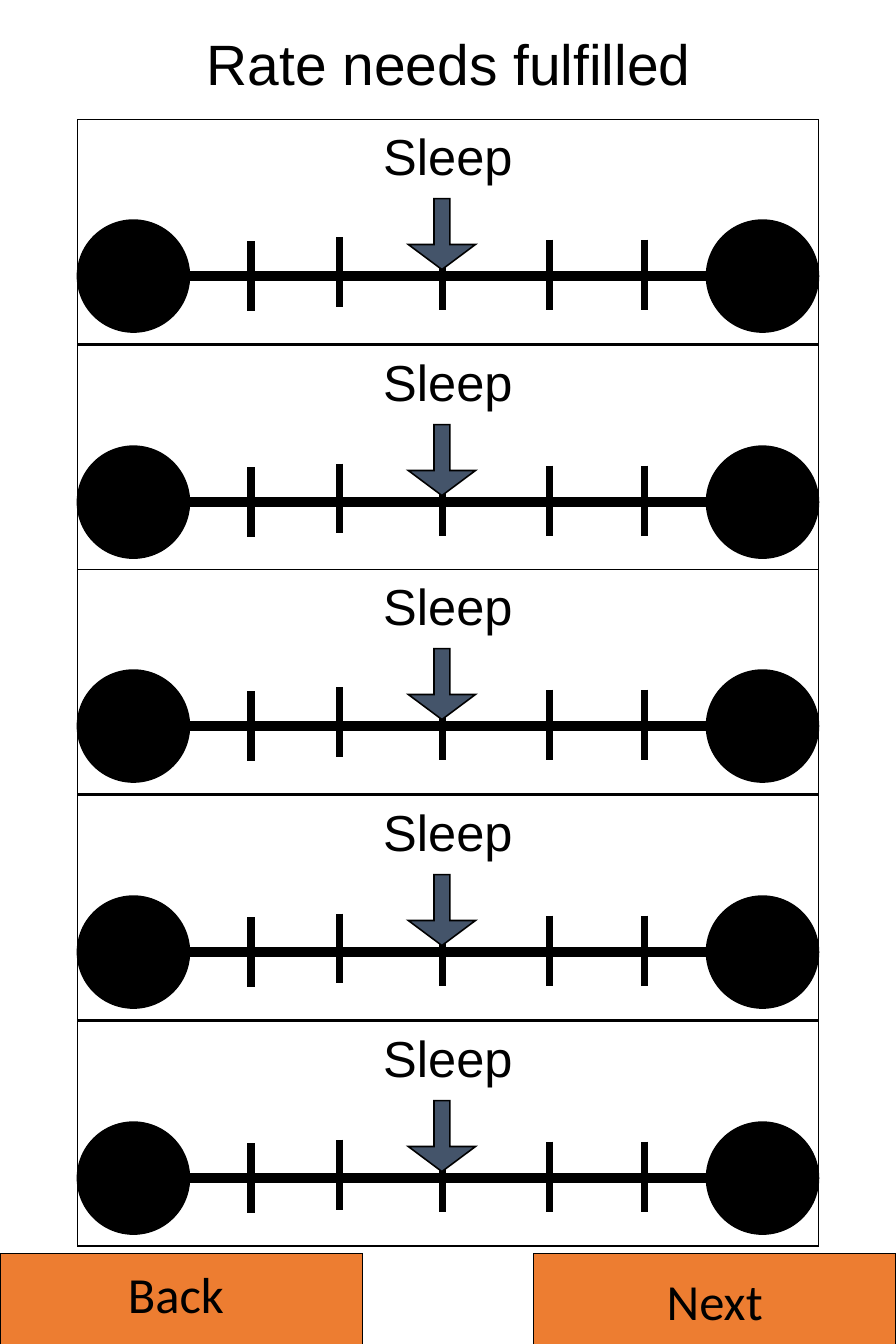
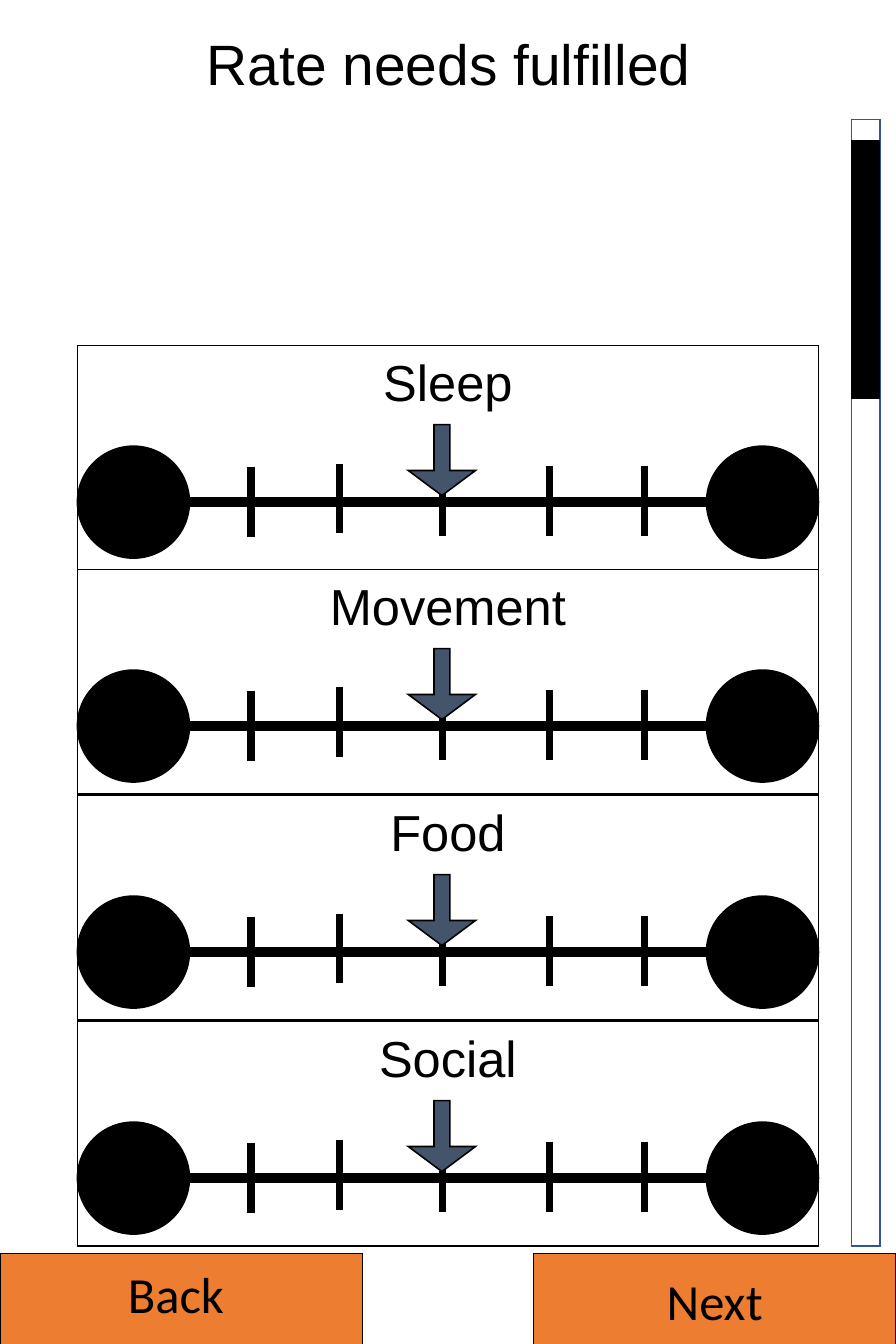
Before and after one commit to RunarReve/MoodTrackingApp, a slide deck: slide 3 of Documents/UI.pptx (slide 2 before the commit). Drawn at 896x1344 pixels with LibreOffice and Linux fonts; fonts in the diff are those of the drawing. Boxes give left, top, right and bottom in pixels: in the first picture for what was removed or moved away, otherwise in the second. Text is boxed around its words. In the diff, an @@ line names an element or a change of style, - is before the commit and + after.

```diff
--- a/Documents/UI.pptx
+++ b/Documents/UI.pptx
@@ rectangle removed at <box>77,120,819,345</box> @@
@@ text removed at <box>383,138,512,185</box> @@
-Sleep
@@ rectangle added at <box>852,120,880,1247</box>, fill #FFFFFF, outline #325491 1 pt @@
@@ rectangle added at <box>853,141,880,398</box>, fill #000000, outline #000000 1 pt @@
@@ right arrow removed at <box>408,199,475,269</box> @@
@@ ellipse removed at <box>77,220,189,331</box> @@
@@ line removed from (339, 238) to (339, 307) @@
@@ ellipse removed at <box>707,220,819,331</box> @@
@@ line removed from (252, 241) to (252, 311) @@
@@ line removed from (443, 240) to (443, 310) @@
@@ line removed from (550, 240) to (550, 310) @@
@@ line removed from (646, 240) to (646, 310) @@
@@ line removed from (190, 277) to (707, 277) @@
@@ text at <box>330,590,566,626</box>: text changed @@
-Sleep
+Movement
@@ text at <box>390,814,505,852</box>: text changed @@
-Sleep
+Food
@@ text at <box>379,1040,517,1078</box>: text changed @@
-Sleep
+Social
```
Also in this commit, not shown: 1 other slide changed, 4 slides added, 3 slides removed, 2 other files.
